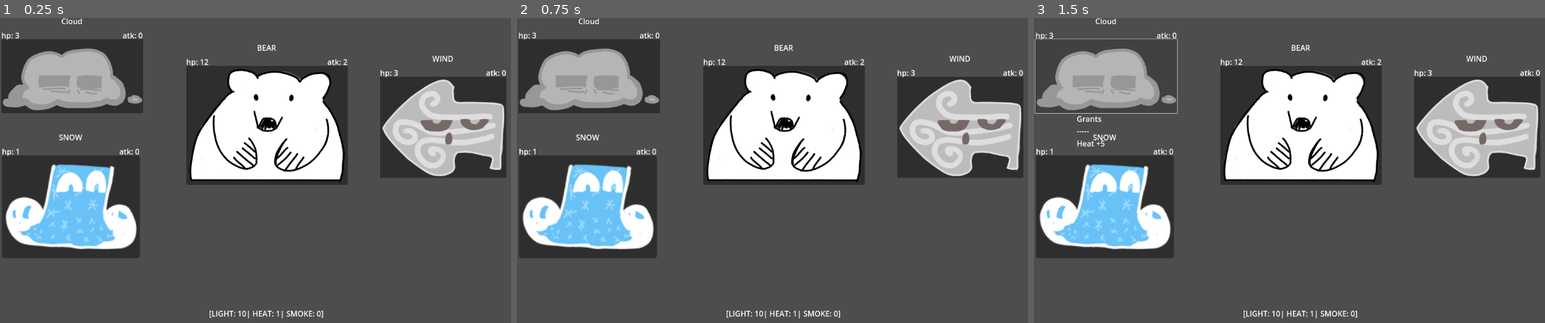
Above: before the commit, frames 1-3 (left to right).
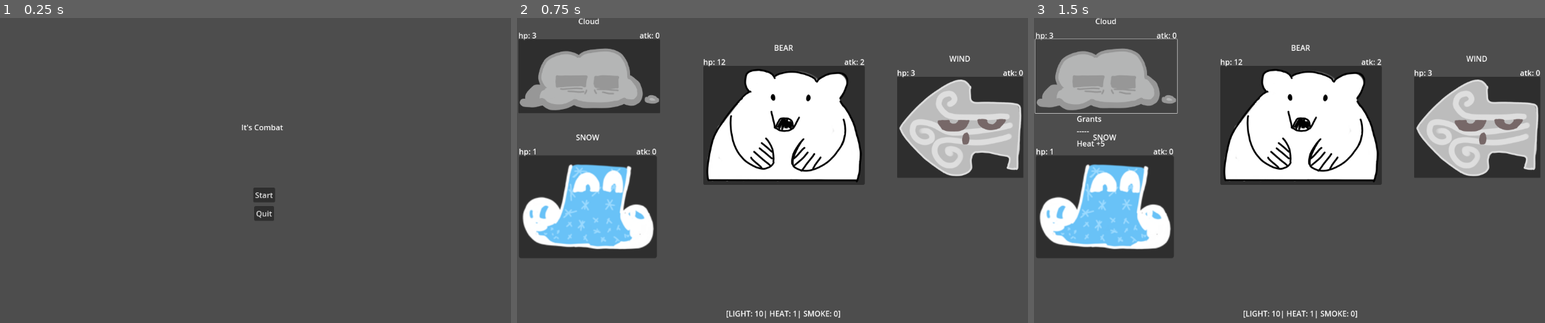
Above: after the commit, the same moments.

Repository: alex-mike-mark-again/godot-combat
Game: Godot game, scene res://main_menu.tscn
Same seed, same stepped clock (60 frames per second), same inputs: the game is played once before the commit and once after it. Before the commit the project starts from res://main.tscn. The engine's default icon, where the game draws it, is replaced by a stand-in: a white triangle on a blue panel in a dark square.
Inputs (mouse positions are in pixels of both pictures, inside the frame that each line leads up to):
- Up to frame 1 (0.25 s): no input
- Up to frame 2 (0.75 s): click (782, 194) at 0.5 s, where only the run after the commit has a clickable "Start"
- Up to frame 3 (1.5 s): click (1105, 75) at 1.27 s

The runs differ from the first frame. In frame 1, 37% of the frame differs, in the area x 0-100%, y 0-99%; in frame 2, nothing differs; in frame 3, nothing differs.

Commit message:
Adds a slightly more proper win screen. Makes the main menu the opening scene.

Diff:
--- a/battle_manager.gd
+++ b/battle_manager.gd
@@ -36,8 +36,8 @@
 
 
 	if _all_enemies_killed():
-			if !load_next_battle(): #this is kinda weird looking
-				get_tree().change_scene_to_file("res://game_over.tscn")
+		if !load_next_battle(): #this is kinda weird looking
+			get_tree().change_scene_to_file("res://game_won.tscn")
 
 
 func _all_enemies_killed():
--- /dev/null
+++ b/game_won.tscn
@@ -0,0 +1,28 @@
+[gd_scene format=3 uid="uid://c8ale4autngoe"]
+
+[node name="Control" type="Control"]
+layout_mode = 3
+anchors_preset = 15
+anchor_right = 1.0
+anchor_bottom = 1.0
+offset_left = -2.0
+offset_top = -3.0
+offset_right = -2.0
+offset_bottom = -3.0
+grow_horizontal = 2
+grow_vertical = 2
+
+[node name="Label" type="Label" parent="."]
+layout_mode = 1
+anchors_preset = 8
+anchor_left = 0.5
+anchor_top = 0.5
+anchor_right = 0.5
+anchor_bottom = 0.5
+offset_left = -61.5
+offset_top = -13.0
+offset_right = 61.5
+offset_bottom = 13.0
+grow_horizontal = 2
+grow_vertical = 2
+text = "A winner is you!"
--- a/project.godot
+++ b/project.godot
@@ -11,6 +11,6 @@
 [application]
 
 config/name="Combat"
-run/main_scene="res://main.tscn"
+run/main_scene="res://main_menu.tscn"
 config/features=PackedStringArray("4.1", "Forward Plus")
 config/icon="res://icon.svg"
